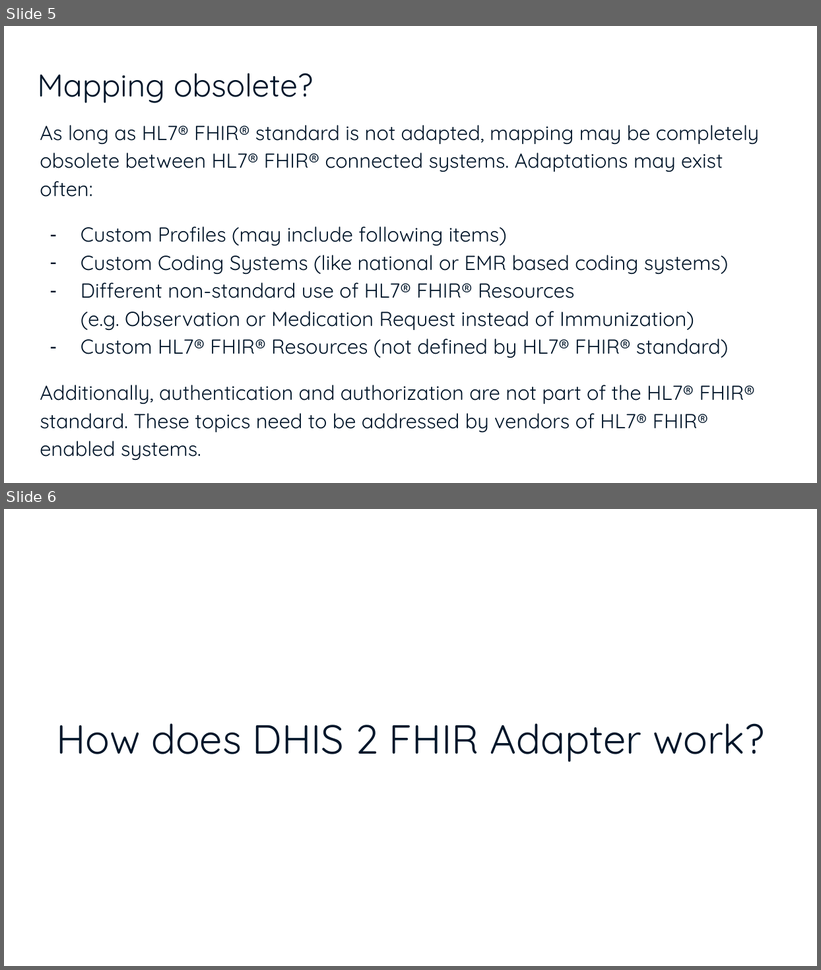
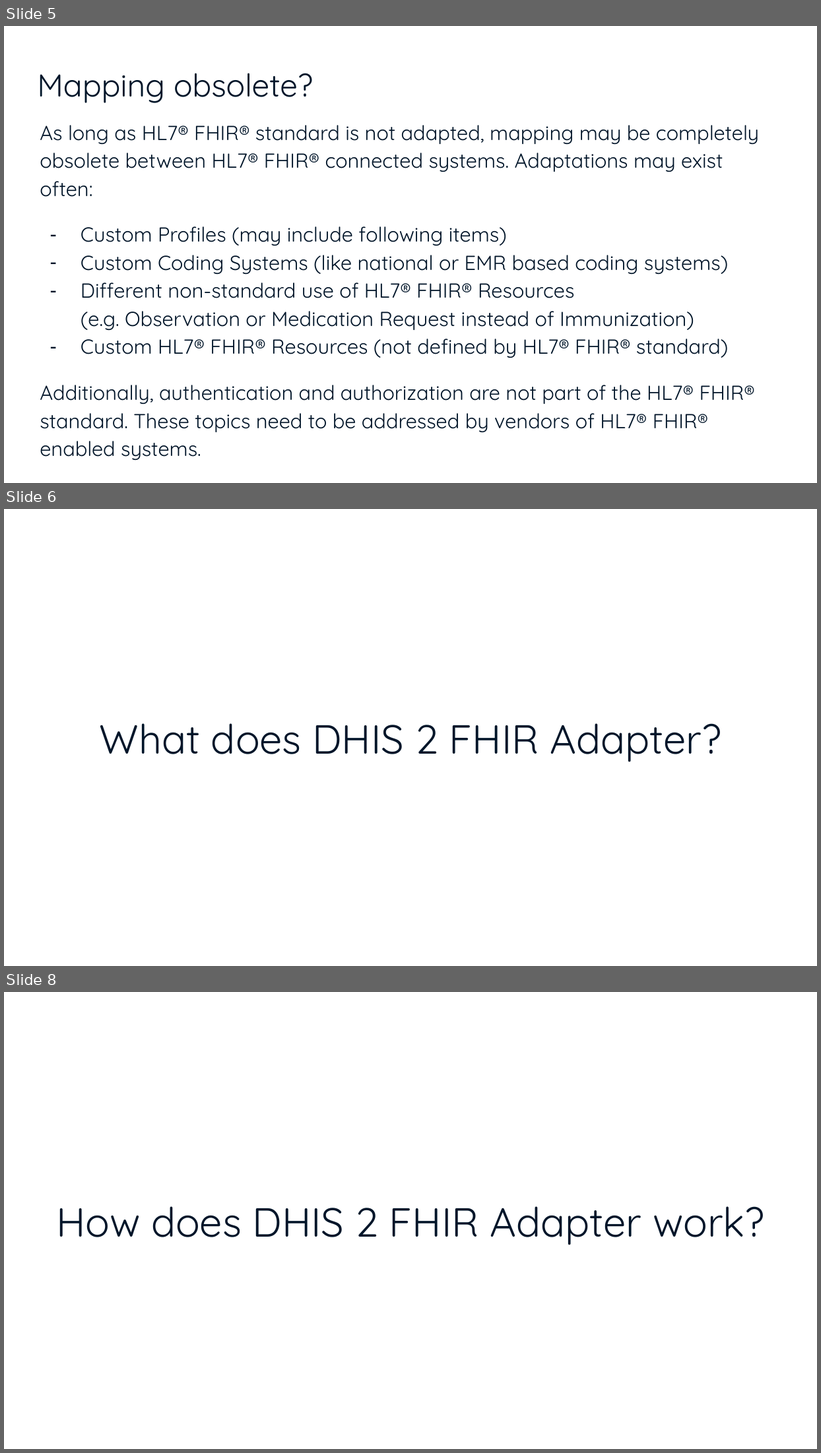
Before and after one commit to dhis2/dhis2-fhir-adapter, a slide deck: docs/DHIS_2_FHIR_Adapter_-_An_Overview.pptx. Shown one above the other, each under a label of ours: slides 5 and 6 before the commit, slides 5, 6 and 8 after it; the slides between them are not shown. The pictures are 821x970 and 821x1453 pixels, drawn with LibreOffice and Linux fonts; fonts in the diff are those of the drawing; background and template pictures are left out. Boxes give left, top, right and bottom in pixels: in the first picture for what was removed or moved away, otherwise in the second. Text is boxed around its words. In the diff, an @@ line names an element or a change of style, - is before the commit and + after.

```diff
--- a/docs/DHIS_2_FHIR_Adapter_-_An_Overview.pptx
+++ b/docs/DHIS_2_FHIR_Adapter_-_An_Overview.pptx
@@ slide 6 added at [4,509,817,966], background #FFFFFF @@
@@ title added at [100,723,721,762], 36 pt, text #011529 @@
+What does DHIS 2 FHIR Adapter?
@@ what was slide 6 is now slide 8 @@
```
Also in this commit, not shown: 1 slide changed, 1 other slide added.
